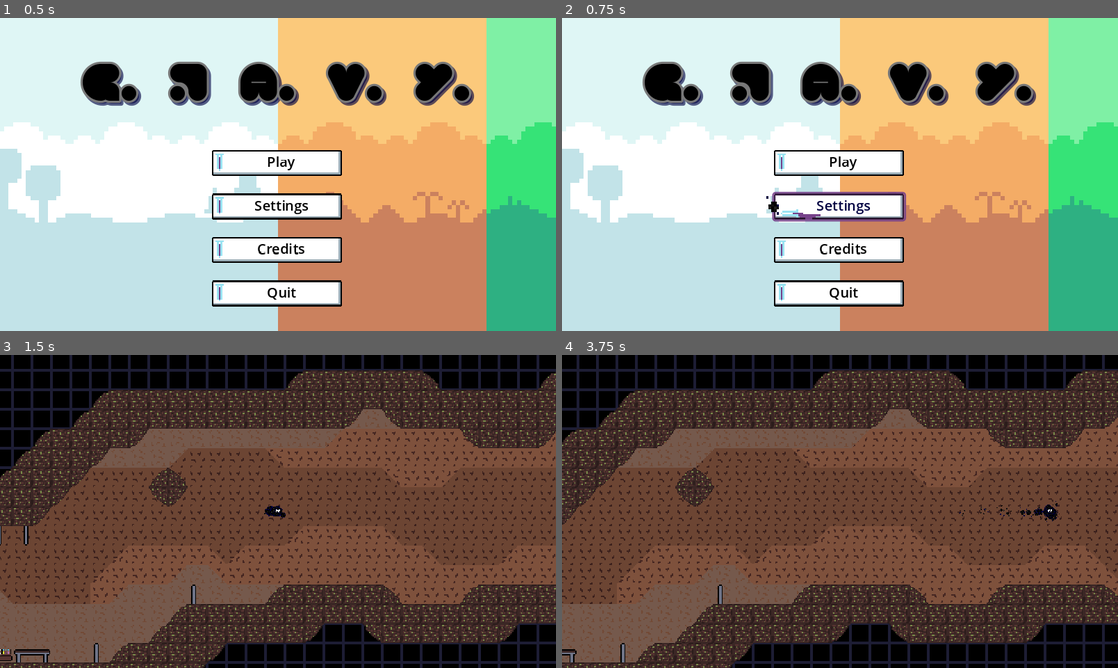
Above: before the commit, frames 1-4 (two rows, left to right).
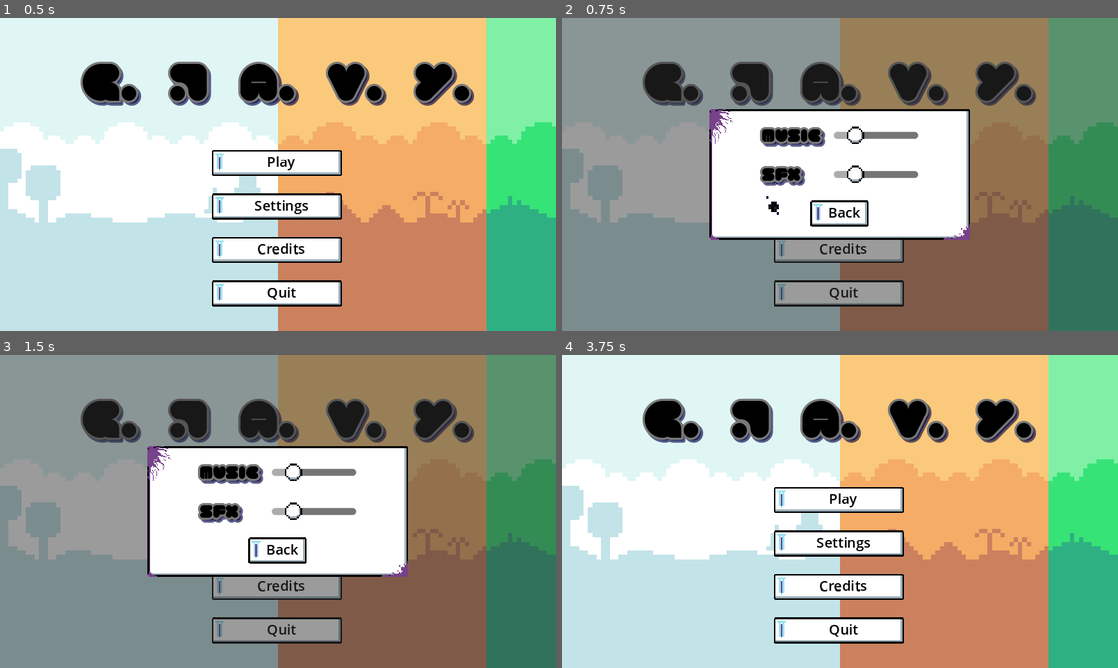
Above: after the commit, the same moments.

Repository: BenBenBenB/godot-testing-2d
Game: Godot game, scene res://scene/main.tscn
Same seed, same stepped clock (60 frames per second), same inputs: the game is played once before the commit and once after it. Sound files missing from this copy of the repository are replaced by a short silence.
Inputs (mouse positions are in pixels of both pictures, inside the frame that each line leads up to):
- Up to frame 1 (0.5 s): no input
- Up to frame 2 (0.75 s): click "Settings" at 0.5 s
- Up to frame 3 (1.5 s): click "Play" at 1.25 s
- Up to frame 4 (3.75 s): click (840, 498) at 2 s, where only the run after the commit has a clickable "Play"; move the mouse to (962, 495) at 2.77 s; hold D (move_right) 2.78-3.5 s; click (840, 549) at 3.5 s, where only the run after the commit has a clickable "Back"

Frame 1 is identical in both runs. In frame 2, 90% of the frame differs, in the area x 0-100%, y 0-100%; in frame 3, 97%; in frame 4, 100%.
Error before the commit: Invalid call to function 'enter' in base 'Node (SettingsScreen)'. Expected 0 arguments. (res://script/classes/state_machine.gd:31)

Commit message:
fixes to UI state

Diff:
--- a/scene/cutscene/final_victory.tscn
+++ b/scene/cutscene/final_victory.tscn
@@ -11,6 +11,7 @@
 
 [node name="VictoryTheme" type="AudioStreamPlayer" parent="."]
 stream = ExtResource("2_lveli")
+bus = &"Music"
 
 [node name="ColorRect" type="ColorRect" parent="."]
 z_index = -2
--- a/scene/level/level_01.gd
+++ b/scene/level/level_01.gd
@@ -14,7 +14,6 @@
 func stop_scroll():
 	scroll_speed = 0
 
-
 func _on_end_trigger_box_body_entered(body):
 	if body.is_in_group("player"):
 		completed_level.emit(2)
--- a/scene/level/level_01.tscn
+++ b/scene/level/level_01.tscn
@@ -9,7 +9,6 @@
 [ext_resource type="PackedScene" uid="uid://dev35xoudhei" path="res://scene/entity/player_blackhole.tscn" id="5_arufi"]
 [ext_resource type="PackedScene" uid="uid://dqnurckrapc3f" path="res://scene/entity/trigger_box.tscn" id="6_ietob"]
 [ext_resource type="PackedScene" uid="uid://coiekxofsoka6" path="res://spawner.tscn" id="7_7g4kp"]
-[ext_resource type="Script" path="res://script/entities/end_trigger.gd" id="7_fcsdi"]
 [ext_resource type="Script" path="res://script/entities/mushroom_trigger.gd" id="8_ctgmh"]
 [ext_resource type="Script" path="res://food_spawner.gd" id="8_ffb7o"]
 [ext_resource type="PackedScene" uid="uid://ht5y7fx1fdck" path="res://scene/ui/death_menu.tscn" id="9_av47y"]
@@ -306,8 +305,7 @@
 [connection signal="died_to_death" from="PlayerBlackhole" to="food_spawner" method="stop"]
 [connection signal="died_to_death" from="PlayerBlackhole" to="bad_spawner" method="stop"]
 [connection signal="stop_scroll" from="PlayerBlackhole" to="Camera2D" method="stop_scroll"]
-[connection signal="end_reached" from="end trigger box" to="food_spawner" method="stop"]
-[connection signal="end_reached" from="end trigger box" to="bad_spawner" method="stop"]
+[connection signal="body_entered" from="end trigger box" to="." method="_on_end_trigger_box_body_entered"]
 [connection signal="found_mush_room" from="mushroom trigger box" to="food_spawner" method="stop"]
 [connection signal="found_mush_room" from="mushroom trigger box" to="bad_spawner" method="stop"]
 [connection signal="found_mush_room" from="mushroom trigger box" to="mushroom_vomiter" method="vomit_spawn"]
--- /dev/null
+++ b/scene/level/level_02.gd
@@ -0,0 +1,4 @@
+extends Level
+
+func _ready():
+	super()
--- a/scene/level/level_02.tscn
+++ b/scene/level/level_02.tscn
@@ -1,6 +1,6 @@
 [gd_scene load_steps=11 format=3 uid="uid://c54m08gugew1i"]
 
-[ext_resource type="Script" path="res://script/classes/level.gd" id="1_t2a0g"]
+[ext_resource type="Script" path="res://scene/level/level_02.gd" id="1_4pp7r"]
 [ext_resource type="Texture2D" uid="uid://dvr17f3hjsdrt" path="res://assets/tileset/sewer_bg.png" id="3_7m8lo"]
 [ext_resource type="PackedScene" uid="uid://dev35xoudhei" path="res://scene/entity/player_blackhole.tscn" id="3_awf55"]
 [ext_resource type="Texture2D" uid="uid://d1jmtjxxkrq7j" path="res://assets/tileset/sewer_assets.png" id="3_io4od"]
@@ -57,11 +57,11 @@
 sources/0 = SubResource("TileSetAtlasSource_1eiqf")
 
 [node name="Level2" type="Node"]
-script = ExtResource("1_t2a0g")
-level_id = 2
+script = ExtResource("1_4pp7r")
 
 [node name="BackgroundMusic" type="AudioStreamPlayer" parent="."]
 stream = ExtResource("4_iqnhy")
+bus = &"Music"
 
 [node name="bg" type="Sprite2D" parent="."]
 show_behind_parent = true
--- a/scene/ui/pause_menu.gd
+++ b/scene/ui/pause_menu.gd
@@ -9,7 +9,7 @@
 #@export var hover_particle: AnimatedSprite2D
 @onready var pause_muzak = $PauseMuzak
 
-var _resume_music_at: float = 0.0
+var _resume_music_at: float
 
 func deactivate() -> void:
 	hide()
@@ -33,20 +33,16 @@
 		pause_muzak.play(_resume_music_at);
 
 func _on_continue_button_pressed():
-	deactivate()
 	Continue.emit()
 
 func _on_menu_button_pressed():
-	deactivate()
 	LevelExit.emit()
 
 func _on_retry_button_pressed():
-	deactivate()
 	LevelRestart.emit()
 
 func _on_pause_muzak_finished():
 	pause_muzak.play()
 
 func _on_settings_button_pressed():
-	deactivate()
 	Settings.emit()
--- a/scene/ui/settings.gd
+++ b/scene/ui/settings.gd
@@ -6,9 +6,12 @@
 var music_bus = AudioServer.get_bus_index("Music")
 var sfx_bus = AudioServer.get_bus_index("SFX")
 
-# Called when the node enters the scene tree for the first time.
+@onready var music_slider = $NinePatchRect/VBoxContainer/GridContainer/MusicSlider
+@onready var sfx_slider = $NinePatchRect/VBoxContainer/GridContainer/SfxSlider
+
 func _ready():
-	pass # Replace with function body.
+	AudioServer.set_bus_volume_db(music_bus, linear_to_db(music_slider.value))
+	AudioServer.set_bus_volume_db(sfx_bus, linear_to_db(sfx_slider.value))
 
 func activate() -> void:
 	show()
--- a/scene/ui/settings.tscn
+++ b/scene/ui/settings.tscn
@@ -6,6 +6,7 @@
 [ext_resource type="PackedScene" uid="uid://cg2matkx410x5" path="res://scene/ui/hover_particle.tscn" id="4_hrjk1"]
 
 [node name="Settings" type="Control"]
+process_mode = 3
 layout_mode = 3
 anchors_preset = 15
 anchor_right = 1.0
@@ -81,7 +82,7 @@
 size_flags_vertical = 8
 max_value = 1.0
 step = 0.005
-value = 1.0
+value = 0.2
 
 [node name="SfxLabel" type="Label" parent="NinePatchRect/VBoxContainer/GridContainer"]
 layout_mode = 2
@@ -94,7 +95,7 @@
 size_flags_vertical = 8
 max_value = 1.0
 step = 0.005
-value = 1.0
+value = 0.2
 
 [node name="brightness_button" type="Button" parent="NinePatchRect/VBoxContainer"]
 visible = false
--- a/script/classes/state_machine.gd
+++ b/script/classes/state_machine.gd
@@ -1,7 +1,8 @@
 class_name StateMachine
 extends Node
 
-@export var current_state: State
+@export var current_state: State = null
+@export var previous_state: State = null
 #@export var prev_state : State
 var states: Dictionary = {}
 
@@ -28,9 +29,9 @@
 		push_warning("Called transition to a state that does not exist.")
 	elif new_state != current_state:
 		current_state.exit()
-		new_state.enter(current_state.name)
+		new_state.enter()
 
-		#prev_state = current_state
+		previous_state = current_state
 		current_state = new_state
 	else:
 		push_warning("Called transition to same state.")
--- a/script/state/game_ui/death_screen.gd
+++ b/script/state/game_ui/death_screen.gd
@@ -12,7 +12,7 @@
 	death_menu.RestartLevel.connect(restart_level)
 	death_menu.ExitLevel.connect(go_to_menu)
 
-func enter(prev_state = null):
+func enter():
 	if LevelManager.loaded_level:
 		LevelManager.loaded_level.stop_music()
 	death_menu.activate()
--- a/script/state/game_ui/level_active_screen.gd
+++ b/script/state/game_ui/level_active_screen.gd
@@ -16,7 +16,7 @@
 	return pause_timer.is_stopped()
 
 
-func enter(prev_state = null):
+func enter():
 	var level = get_tree().get_first_node_in_group("level")
 	if is_instance_of(level, Level):
 		if not level.won_entire_game.is_connected(player_won_game):
--- a/script/state/game_ui/main_menu_screen.gd
+++ b/script/state/game_ui/main_menu_screen.gd
@@ -16,7 +16,7 @@
 	main_menu.Credits.connect(show_credits)
 	main_menu.Quit.connect(exit_game)
 
-func enter(prev_state = null):
+func enter():
 	LevelManager.unload_level()
 	main_menu.activate()
 
--- a/script/state/game_ui/pause_menu_screen.gd
+++ b/script/state/game_ui/pause_menu_screen.gd
@@ -16,13 +16,12 @@
 	pause_menu.LevelRestart.connect(restart_level)
 	pause_menu.Settings.connect(show_settings)
 
-func enter(prev_state = null):
-	get_tree().paused = true
-	pause_menu.activate()
+func enter():
+	if not get_tree().paused:
+		pause_menu.activate()
 
 func exit():
-	pause_menu.deactivate()
-	get_tree().paused = false
+	pass
 
 func update(_delta):
 	if Input.is_action_just_pressed("pause"):
@@ -32,20 +31,22 @@
 		player_died()
 
 func player_died():
+	pause_menu.deactivate()
 	Transitioned.emit(death_screen)
 
 func continue_level():
 	pause_timer.start()
+	pause_menu.deactivate()
 	Transitioned.emit(level_active_screen)
 
 func restart_level():
 	LevelManager.restart_level()
+	pause_menu.deactivate()
 	Transitioned.emit(level_active_screen)
 
 func go_to_main_menu():
+	pause_menu.deactivate()
 	Transitioned.emit(main_menu_screen)
-	pause_menu.deactivate()
 
 func show_settings():
 	Transitioned.emit(settings_screen)
-	pause_menu.deactivate()
--- a/script/state/game_ui/victory_screen.gd
+++ b/script/state/game_ui/victory_screen.gd
@@ -5,10 +5,10 @@
 @onready var main_menu_screen = $"../MainMenuScreen"
 
 
-func enter(prev_state = null):
-	LevelManager.unload_level()
+func enter():
 	LevelManager.load_level(-1)
-	LevelManager.loaded_level.EndGame.connect(back_to_menu)
+	if not LevelManager.loaded_level.EndGame.is_co(back_to_menu):
+		LevelManager.loaded_level.EndGame.connect(back_to_menu)
 
 func update(_delta):
 	if Input.is_action_pressed("pause"):
Not shown: 1 places in scene/level/level_01.tscn that only renumber resources
